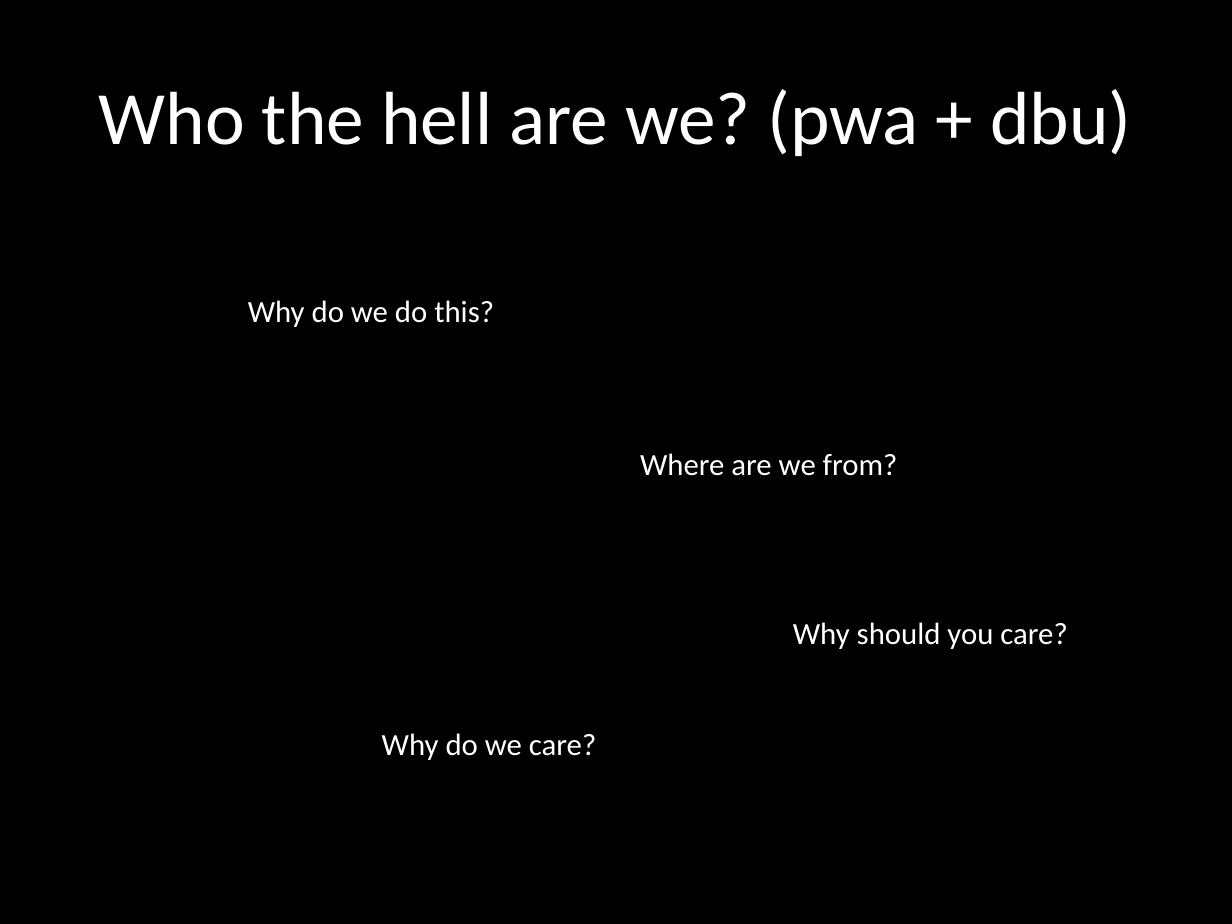
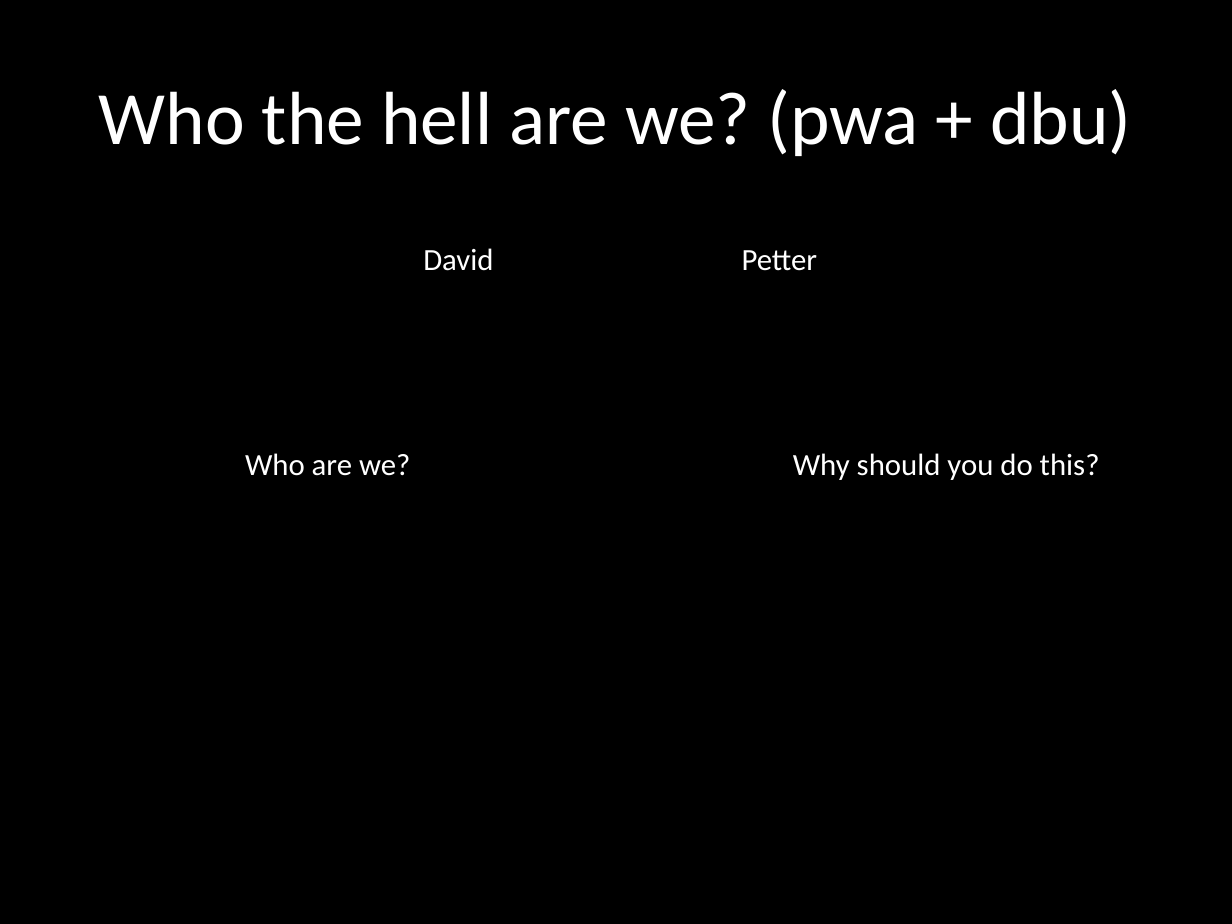
Before and after one commit to wuurrd/techzonepresentation, a slide deck: slide 2 of presentation.pptx. Drawn at 1232x924 pixels with LibreOffice and Linux fonts; fonts in the diff are those of the drawing. Boxes give left, top, right and bottom in pixels: in the first picture for what was removed or moved away, otherwise in the second. Text is boxed around its words. In the diff, an @@ line names an element or a change of style, - is before the commit and + after.

```diff
--- a/presentation.pptx
+++ b/presentation.pptx
@@ text added at <box>423,248,493,271</box>, 18 pt, text #FFFFFF @@
+David
@@ text added at <box>742,250,818,271</box>, 18 pt, text #FFFFFF @@
+Petter
@@ text at <box>245,453,410,476</box>: text changed @@
-Why do we do this?
+Who are we?
@@ text removed at <box>640,453,898,476</box> @@
-Where are we from?
@@ text at <box>793,453,1100,480</box>: text changed @@
-Why should you care?
+Why should you do this?
@@ text removed at <box>382,733,596,760</box> @@
-Why do we care?
```
Also in this commit, not shown: 8 other slides changed.
